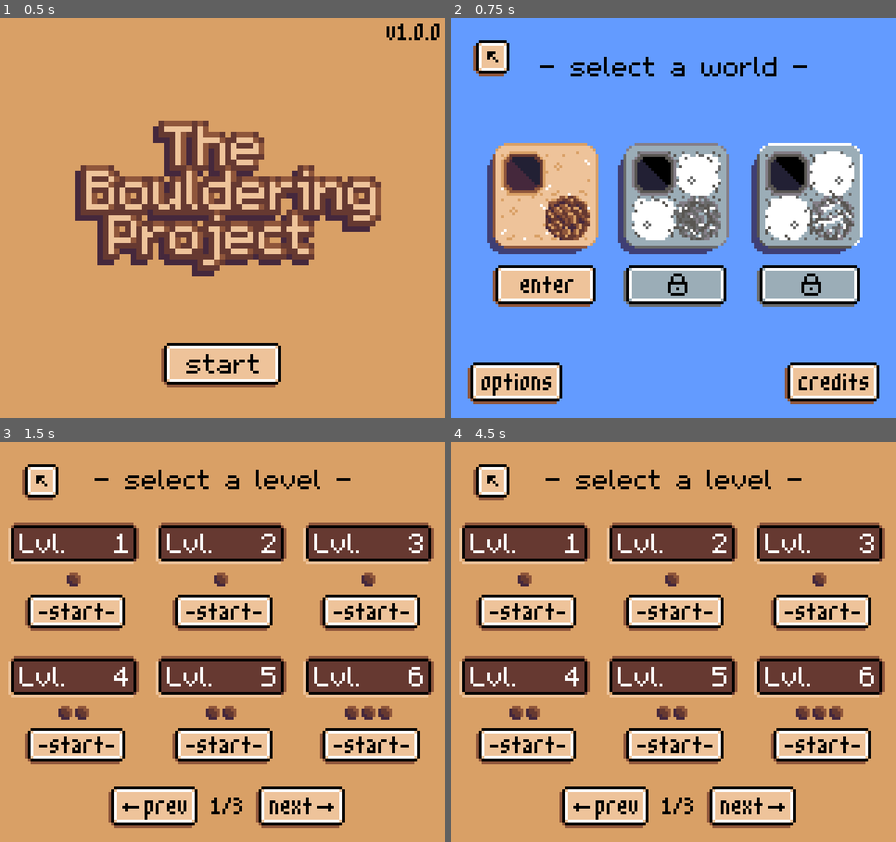
Above: before the commit, frames 1-4 (two rows, left to right).
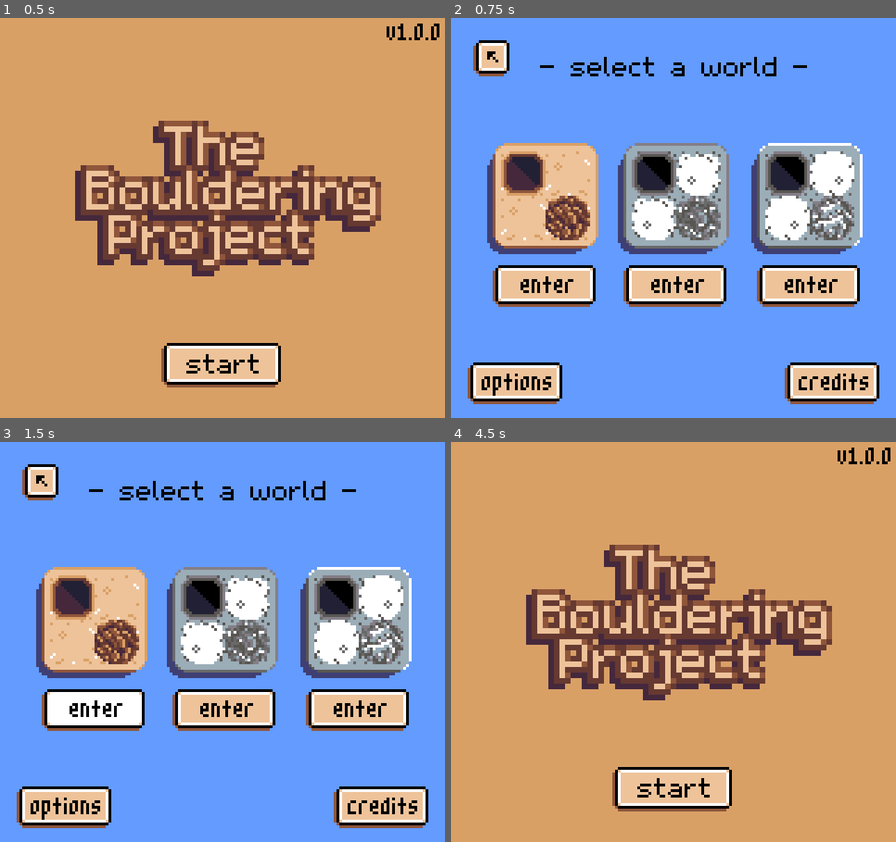
Above: after the commit, the same moments.

Repository: aludvik/Bouldering
Game: Godot game, scene res://Title/Title.tscn
The game is run twice, just before and just after one commit, with the same random seed, the same clock (stepped at 60 frames per second) and the same inputs. Sound files missing from this copy of the repository are replaced by a short silence.
Inputs (mouse positions are in pixels of both pictures, inside the frame that each line leads up to):
- Up to frame 1 (0.5 s): no input
- Up to frame 2 (0.75 s): click (673, 366) at 0.5 s
- Up to frame 3 (1.5 s): click (93, 710) at 1.25 s
- Up to frame 4 (4.5 s): click (526, 614) at 2.02 s; click (544, 710) at 2.77 s; click (544, 710) at 3.52 s; click (491, 482) at 4.25 s

Frame 1 is identical in both runs. In frame 2, 3.1% of the frame differs, in the area x 38-92%, y 62-73%; in frame 3, 98%, in the area x 0-100%, y 0-100%; in frame 4, 45%.
Error after the commit: Parse Error: Can't preload resource at path: res://25.lvl (res://State.gd:86)

Commit message:
Support testing new levels

Diff:
--- a/State.gd
+++ b/State.gd
@@ -3,7 +3,7 @@
 # Level
 var world: String = "Rock"
 var page: int = 1 # 1-indexed
-var level: int = 4 # 0-indexed
+var level: int = -1 # 0-indexed
 
 # Progress
 var completion = make_completion_dict()
@@ -61,6 +61,8 @@
 # Getters and setters
 
 func get_current_level_data():
+	if level == -1:
+		return test_level
 	return levels[world][level]
 
 func get_level_data(l):
@@ -80,6 +82,8 @@
 
 func is_snow_world_unlocked():
 	return levels["Moss"].size() == completion["Moss"].size()
+
+var test_level = preload("res://25.lvl")
 
 var levels = {
 	"Rock": [
